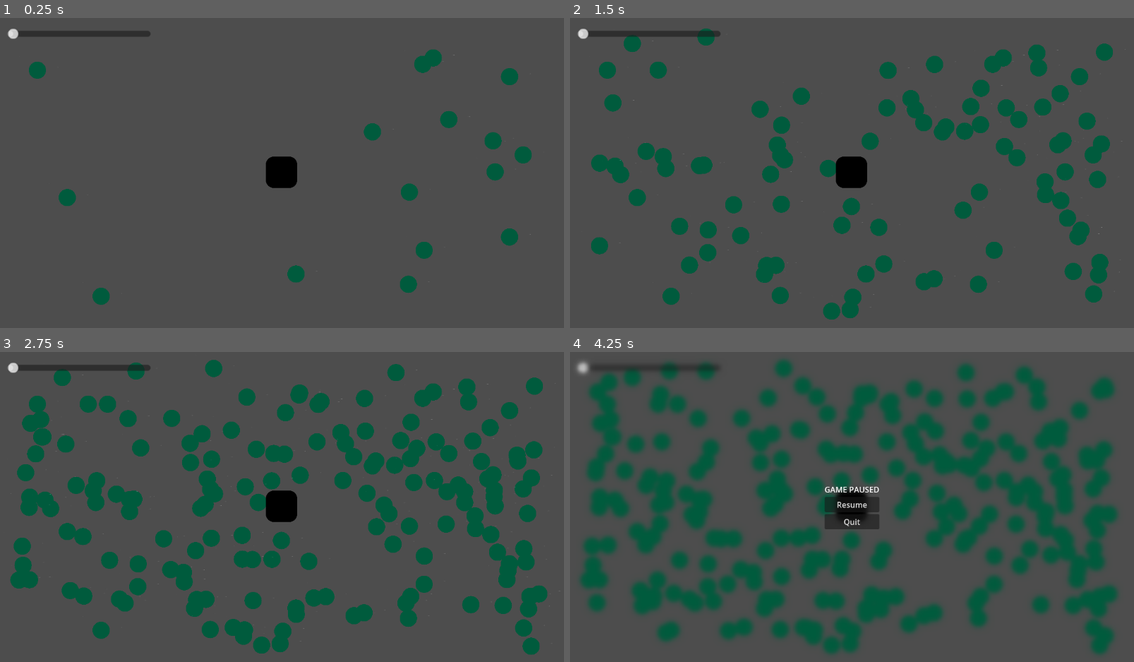
Above: before the commit, frames 1-4 (two rows, left to right).
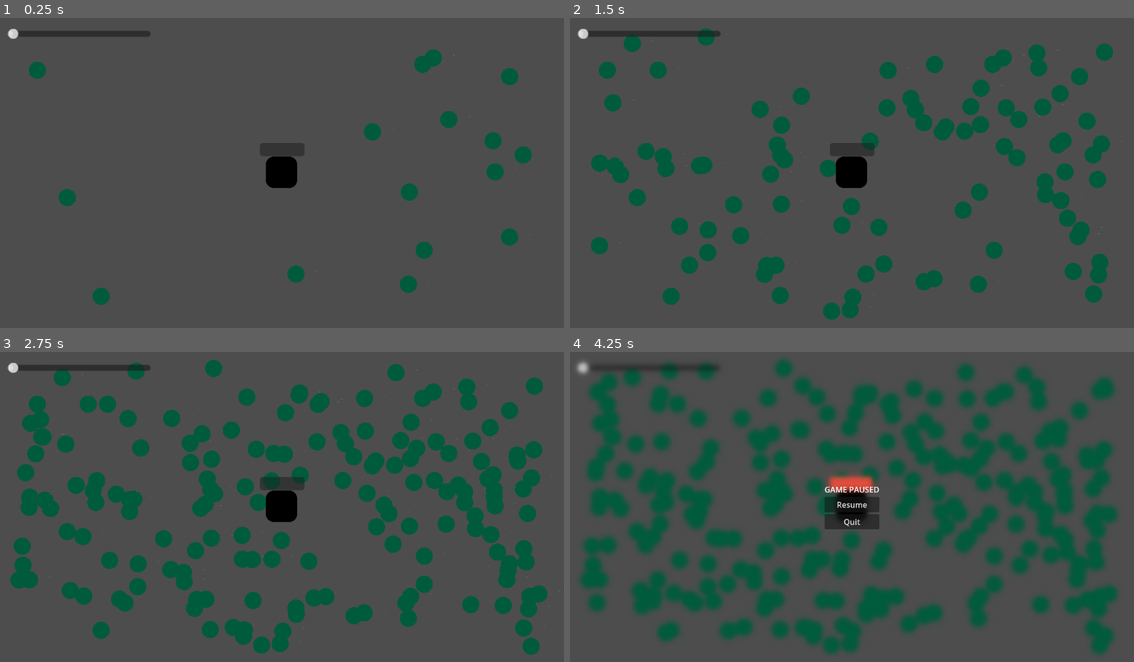
Above: after the commit, the same moments.

Repository: GamerKT4/j-ust-a-nyth-in-g
Game: Godot game, scene res://Scenes/main.tscn
Two runs of this game, one before a commit and one after it. Both use one fixed random seed, a clock stepped at 60 frames per second and the inputs below.
Inputs:
- Up to frame 1 (0.25 s): no input
- Up to frame 2 (1.5 s): no input
- Up to frame 3 (2.75 s): no input
- Up to frame 4 (4.25 s): tap Escape (ui_cancel) at 4.15 s

The runs differ from the first frame. In frame 1, 0.3% of the frame differs, in the area x 46-54%, y 40-45%; in frame 2, 0.3%; in frame 3, 0.3%; in frame 4, 0.4%, in the area x 45-55%, y 39-46%.

Commit message:
Added a Health Bar and a Game Over menu
added a health bar (working) and a game over menu with a restart button (working) what else could I add

Diff:
--- /dev/null
+++ b/Scenes/GameOverMenu.tscn
@@ -0,0 +1,50 @@
+[gd_scene format=3 uid="uid://bsaolcym2ogf3"]
+
+[ext_resource type="Script" uid="uid://cu28aqc2hjawh" path="res://Scripts/game_over_menu.gd" id="1_g4dy4"]
+[ext_resource type="Shader" uid="uid://217n7piwipni" path="res://Assets/PauseMenu.gdshader" id="2_f2tta"]
+
+[sub_resource type="ShaderMaterial" id="ShaderMaterial_g4dy4"]
+shader = ExtResource("2_f2tta")
+shader_parameter/blur_amount = 2.5
+
+[node name="GameOverMenu" type="CanvasLayer" unique_id=2114931218]
+script = ExtResource("1_g4dy4")
+
+[node name="Control" type="Control" parent="." unique_id=1366145923]
+layout_mode = 3
+anchors_preset = 15
+anchor_right = 1.0
+anchor_bottom = 1.0
+grow_horizontal = 2
+grow_vertical = 2
+
+[node name="ColorRect" type="ColorRect" parent="Control" unique_id=1931949244]
+material = SubResource("ShaderMaterial_g4dy4")
+layout_mode = 1
+anchors_preset = 15
+anchor_right = 1.0
+anchor_bottom = 1.0
+grow_horizontal = 2
+grow_vertical = 2
+color = Color(0, 0, 0, 0.54901963)
+
+[node name="VBoxContainer" type="VBoxContainer" parent="Control" unique_id=1437024411]
+layout_mode = 1
+anchors_preset = 8
+anchor_left = 0.5
+anchor_top = 0.5
+anchor_right = 0.5
+anchor_bottom = 0.5
+grow_horizontal = 2
+grow_vertical = 2
+
+[node name="Gameover Text" type="Label" parent="Control/VBoxContainer" unique_id=539059380]
+layout_mode = 2
+theme_override_font_sizes/font_size = 18
+text = "GAME OVER"
+
+[node name="RestartButton" type="Button" parent="Control/VBoxContainer" unique_id=1460015829]
+layout_mode = 2
+text = "Restart"
+
+[connection signal="pressed" from="Control/VBoxContainer/RestartButton" to="." method="_on_restart_button_pressed"]
--- a/Scenes/main.tscn
+++ b/Scenes/main.tscn
@@ -4,6 +4,20 @@
 [ext_resource type="PackedScene" uid="uid://o1tgb47x11t5" path="res://Scenes/house.tscn" id="1_bo1nx"]
 [ext_resource type="Script" uid="uid://dhbngb5g34w82" path="res://Scripts/main.gd" id="1_jjvhh"]
 [ext_resource type="PackedScene" uid="uid://clmjh4dicufxh" path="res://Scenes/basic_bug.tscn" id="2_8gbba"]
+
+[sub_resource type="StyleBoxFlat" id="StyleBoxFlat_jjvhh"]
+bg_color = Color(0.101960786, 0.101960786, 0.101960786, 0.48235294)
+corner_radius_top_left = 6
+corner_radius_top_right = 6
+corner_radius_bottom_right = 6
+corner_radius_bottom_left = 6
+
+[sub_resource type="StyleBoxFlat" id="StyleBoxFlat_kry3j"]
+bg_color = Color(0.90588236, 0.29803923, 0.23529412, 1)
+corner_radius_top_left = 6
+corner_radius_top_right = 6
+corner_radius_bottom_right = 6
+corner_radius_bottom_left = 6
 
 [node name="Main" type="Node2D" unique_id=357547061]
 script = ExtResource("1_jjvhh")
@@ -24,6 +38,16 @@
 position = Vector2(576, 324)
 scale = Vector2(1, 1)
 
+[node name="ProgressBar" type="ProgressBar" parent="World/house" unique_id=200306027]
+offset_left = -44.0
+offset_top = -60.0
+offset_right = 47.0
+offset_bottom = -33.0
+theme_override_styles/background = SubResource("StyleBoxFlat_jjvhh")
+theme_override_styles/fill = SubResource("StyleBoxFlat_kry3j")
+max_value = 500.0
+show_percentage = false
+
 [node name="HSlider" type="HSlider" parent="." unique_id=1357835729]
 z_index = 10
 offset_left = 16.0
@@ -36,3 +60,5 @@
 max_value = 1000.0
 step = 10.0
 rounded = true
+
+[connection signal="game_over_triggered" from="World/house" to="." method="_on_house_game_over_triggered"]
--- /dev/null
+++ b/Scripts/game_over_menu.gd
@@ -0,0 +1,9 @@
+extends CanvasLayer
+
+func _ready() -> void:
+	process_mode = Node.PROCESS_MODE_ALWAYS
+	$Control/VBoxContainer/RestartButton.pressed.connect(_on_restart_button_pressed)
+
+func _on_restart_button_pressed() -> void:
+	get_tree().paused = false
+	get_tree().reload_current_scene()
--- a/Scripts/house.gd
+++ b/Scripts/house.gd
@@ -1,13 +1,20 @@
 extends Node2D
 
-func _ready() -> void:
-	pass
+signal game_over_triggered
 
-func _process(delta: float) -> void:
-	pass
-
+var health = 500
+var is_game_over = false
 
 func _on_area_2d_body_entered(body) -> void:
+	if is_game_over:
+		return
+
 	if body.is_in_group("Enemies"):
-		print("You lost!")
 		body.queue_free()
+
+		health = health - 10
+		$ProgressBar.value = health
+
+		if health <= 0:
+			is_game_over = true
+			game_over_triggered.emit()
--- a/Scripts/main.gd
+++ b/Scripts/main.gd
@@ -1,10 +1,10 @@
-extends Node
+extends Node2D
 
 func _ready() -> void:
 	process_mode = Node.PROCESS_MODE_ALWAYS
 
 func _input(event: InputEvent) -> void:
-	if event.is_action_pressed("ui_cancel") and not has_node("PauseMenu"):
+	if event.is_action_pressed("ui_cancel") and not has_node("PauseMenu") and not has_node("GameOverMenu"):
 		pause_game()
 
 func pause_game() -> void:
@@ -20,11 +20,23 @@
 func resume_game() -> void:
 	get_tree().paused = false
 	if has_node("PauseMenu"):
-		get_node("PauseMenu").queue_free()
+		$PauseMenu.queue_free()
 	toggle_children_pause(Node.PROCESS_MODE_INHERIT)
 
-# Freezes or unfreezes every child script and spawner attached to Main
+# This function runs when game over triggers
+func _on_house_game_over_triggered() -> void:
+	game_over()
+
+func game_over() -> void:
+	get_tree().paused = true
+	toggle_children_pause(Node.PROCESS_MODE_DISABLED)
+
+	var menu = load("res://Scenes/GameOverMenu.tscn").instantiate()
+	menu.name = "GameOverMenu"
+	menu.process_mode = Node.PROCESS_MODE_ALWAYS
+	add_child(menu)
+
 func toggle_children_pause(mode: ProcessMode) -> void:
 	for child in get_children():
-		if child.name != "PauseMenu":
+		if child.name != "PauseMenu" and child.name != "GameOverMenu":
 			child.process_mode = mode
Not shown, added: Scripts/game_over_menu.gd.uid
